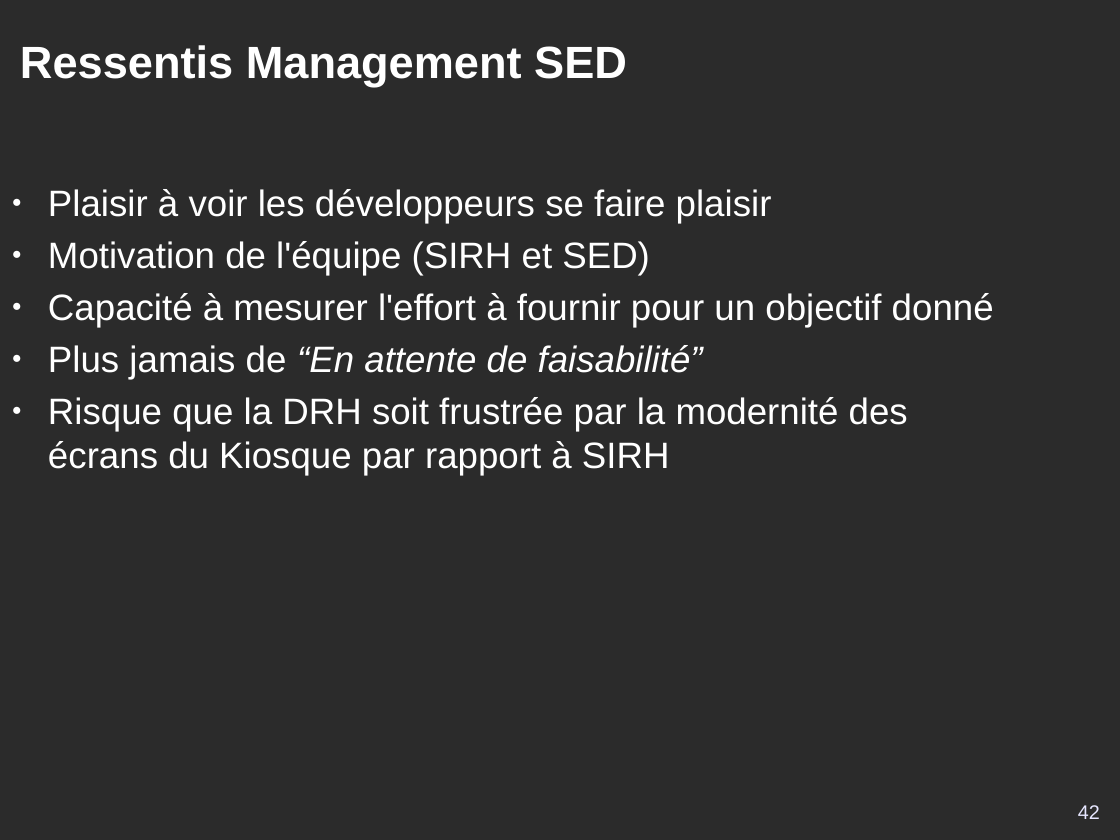
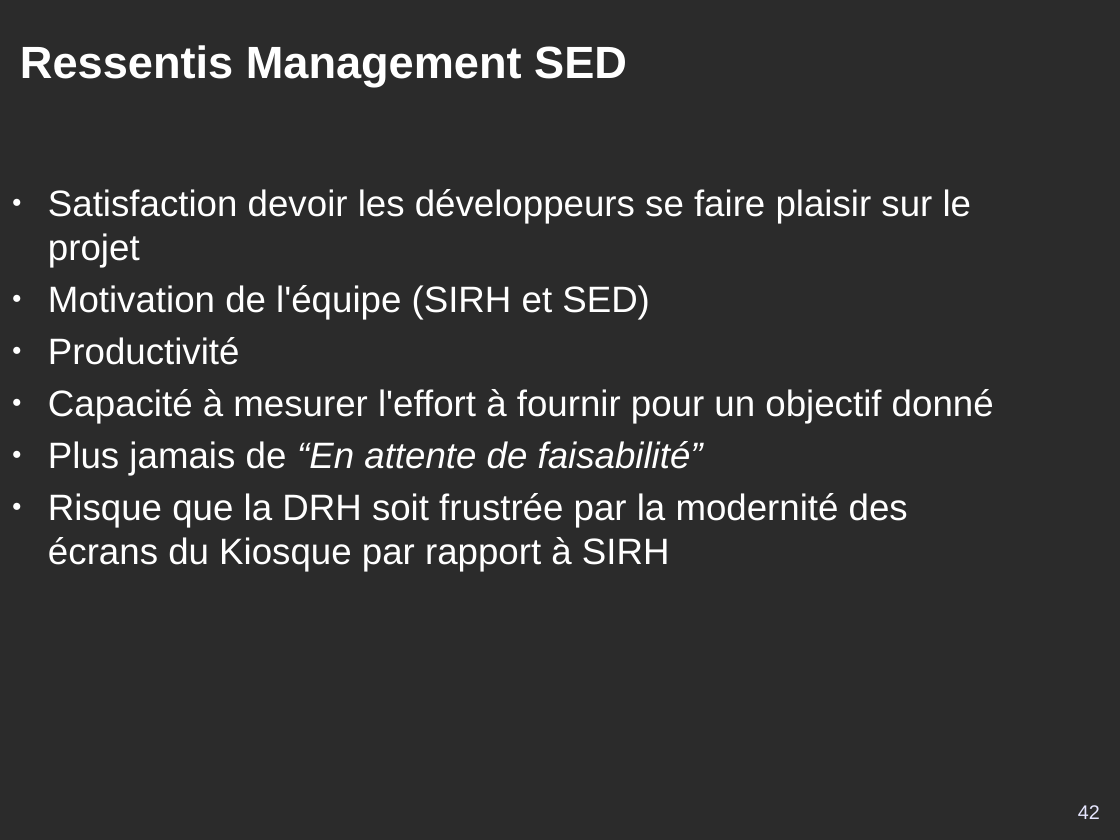
Before and after one commit to DSI-Ville-Noumea/sirh-kiosque-j2ee-old, a slide deck: slide 42 of src/site/resources/Kiosque_RH_J2EE_11021.odp. Drawn at 1120x840 pixels with LibreOffice and Linux fonts; fonts in the diff are those of the drawing; background and template pictures are left out; a plain dark background stands for a picture behind light text. Boxes give left, top, right and bottom in pixels: in the first picture for what was removed or moved away, otherwise in the second. Text is boxed around its words. In the diff, an @@ line names an element or a change of style, - is before the commit and + after.

```diff
--- a/src/site/resources/Kiosque_RH_J2EE_11021.odp
+++ b/src/site/resources/Kiosque_RH_J2EE_11021.odp
@@ text at [48, 189, 972, 267]: text changed @@
-● Plaisir à voir les développeurs se faire plaisir
+● Satisfaction devoir les développeurs se faire plaisir sur le projet
@@ text at [48, 337, 240, 365]: paragraph added @@
+● Productivité
```
Also in this commit, not shown: 10 other slides changed.
